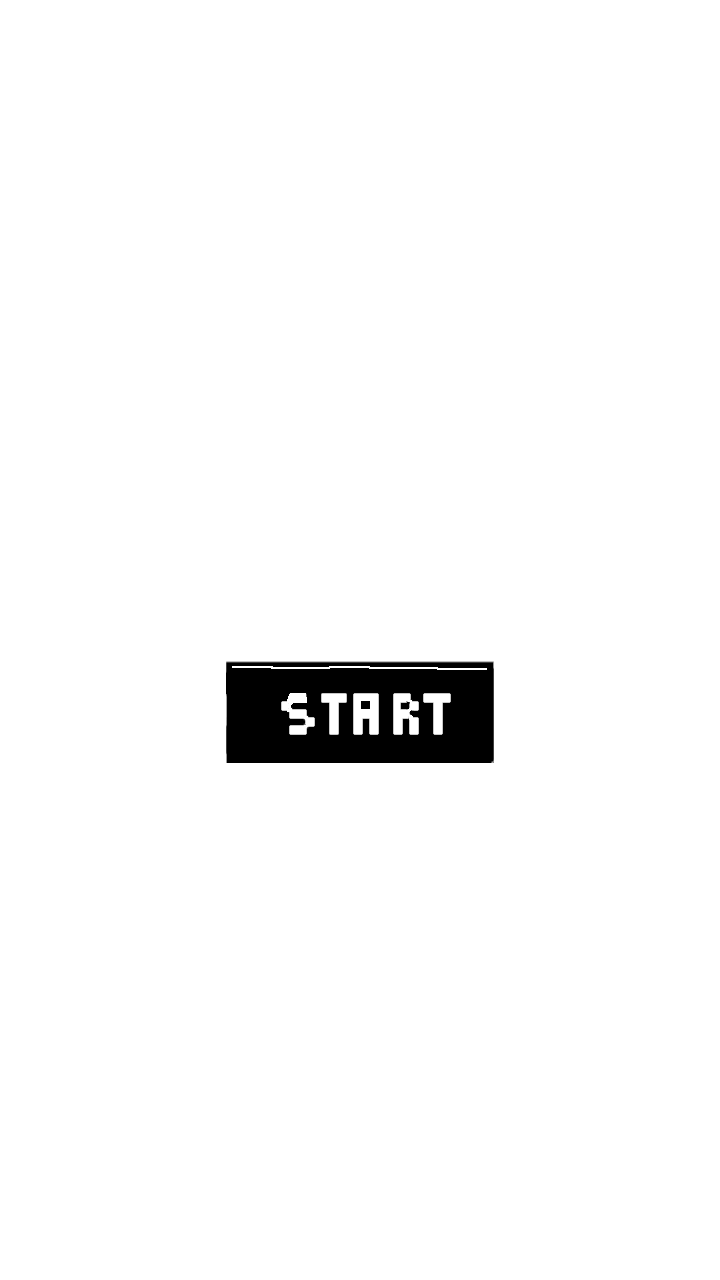
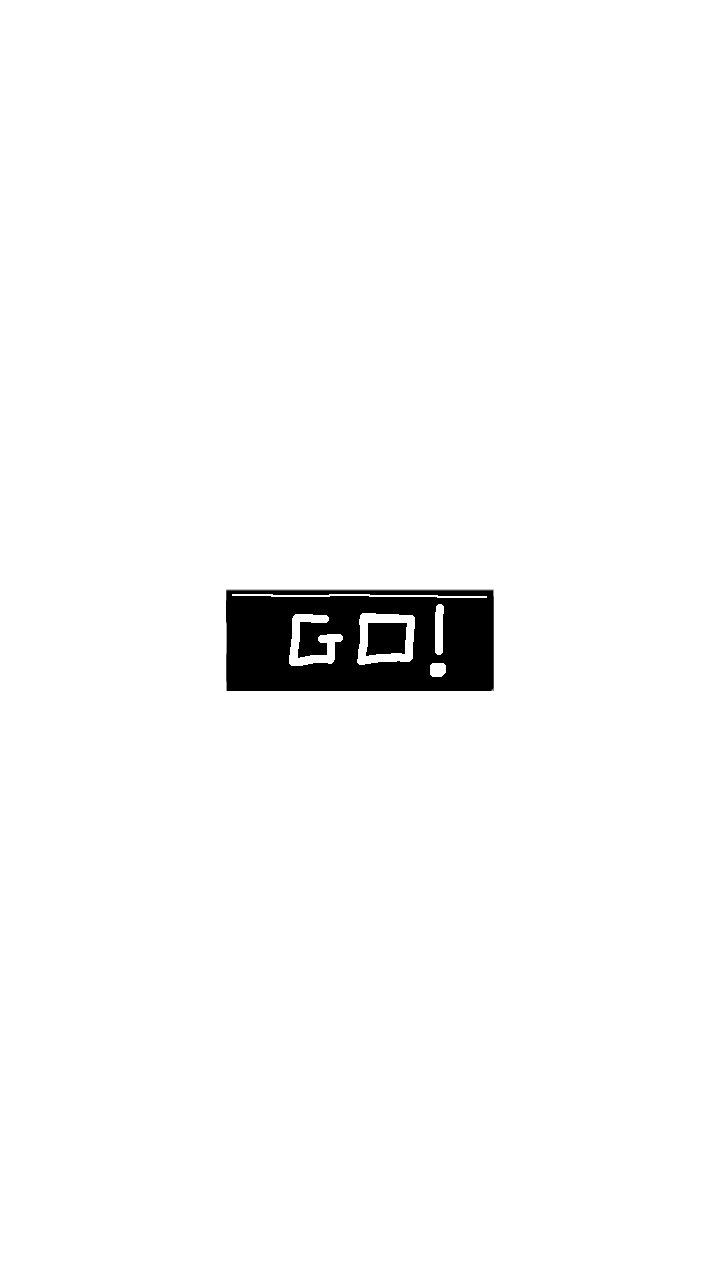
Two versions of the same layered image (720 × 1280). Layer-by-layer changes:
added layer "Layer 5" above "Layer 4" over [226, 589, 494, 691]
hid "Layer 4" over [226, 661, 494, 763]
